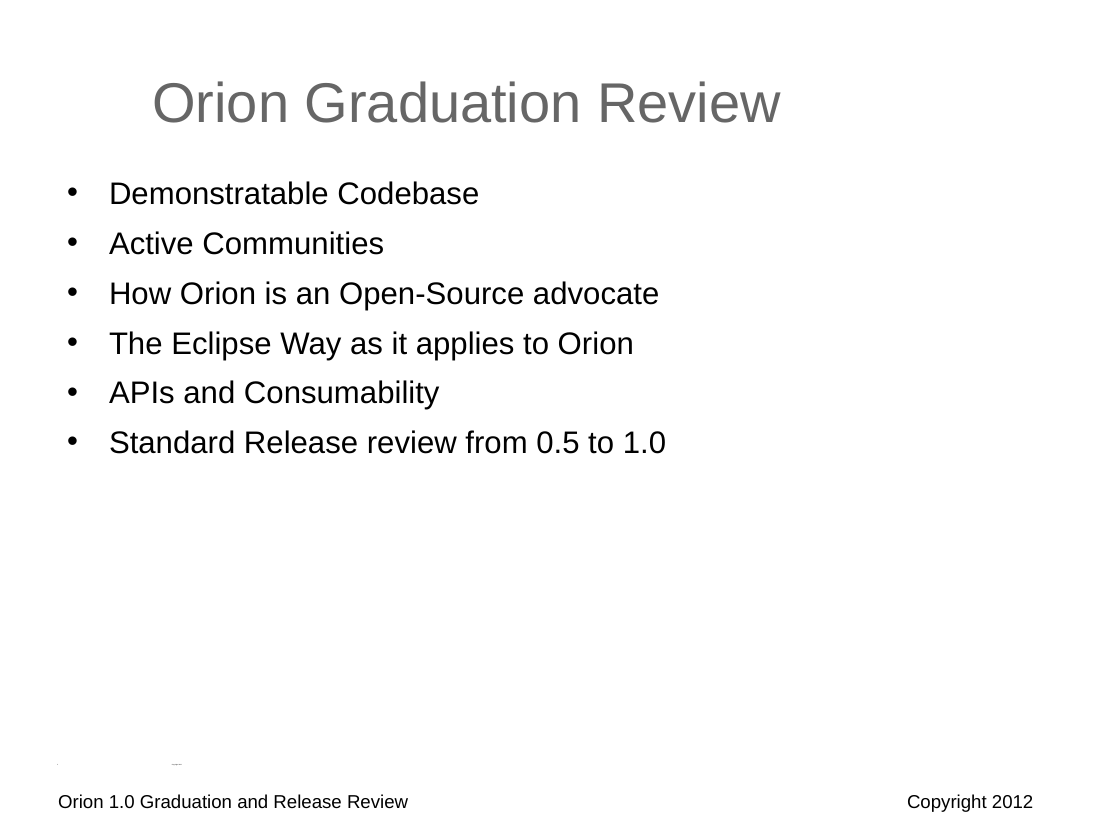
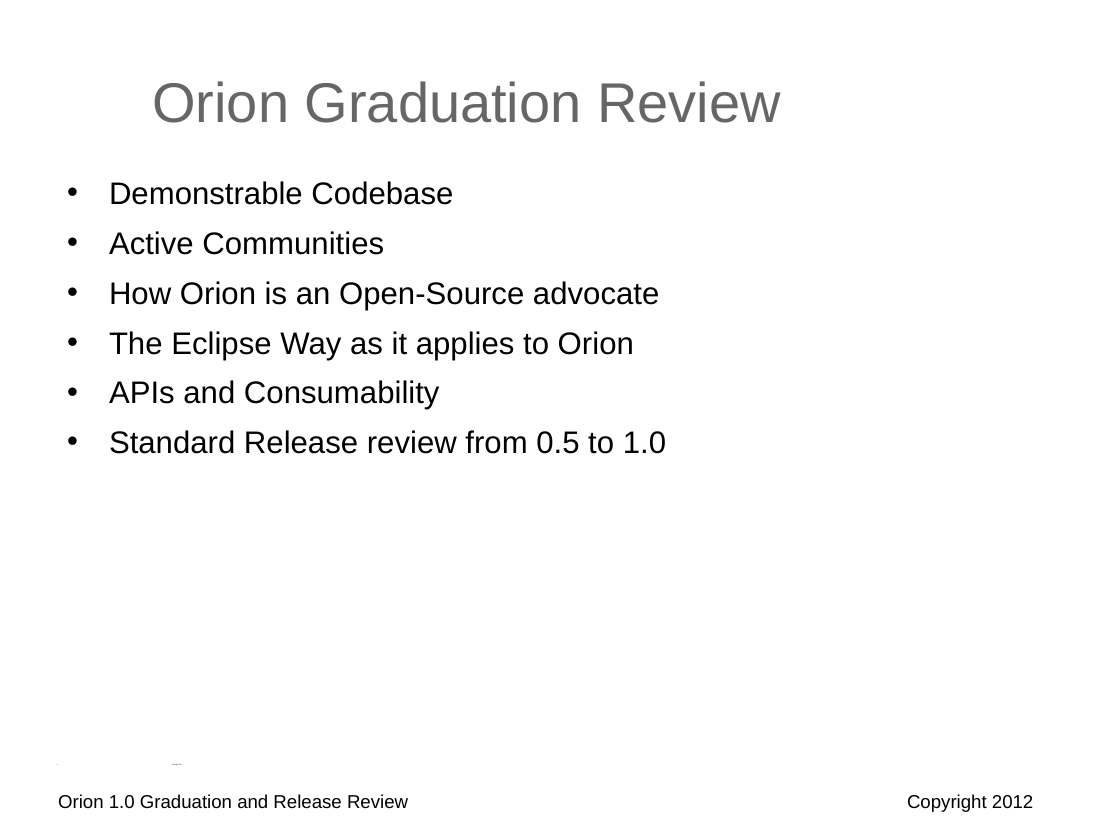
Before and after one commit to eclipse-archived/orion, a slide deck: slide 2 of reviews/orion-1-0-graduation-review.odp. Drawn at 1120x840 pixels with LibreOffice and Linux fonts; fonts in the diff are those of the drawing; background and template pictures are left out. Boxes give left, top, right and bottom in pixels: in the first picture for what was removed or moved away, otherwise in the second. Text is boxed around its words. In the diff, an @@ line names an element or a change of style, - is before the commit and + after.

```diff
--- a/reviews/orion-1-0-graduation-review.odp
+++ b/reviews/orion-1-0-graduation-review.odp
@@ text at bbox=[109, 181, 453, 205]: text changed @@
-• Demonstratable Codebase
+• Demonstrable Codebase
```
Also in this commit, not shown: 1 other slide changed, 1 other file.
